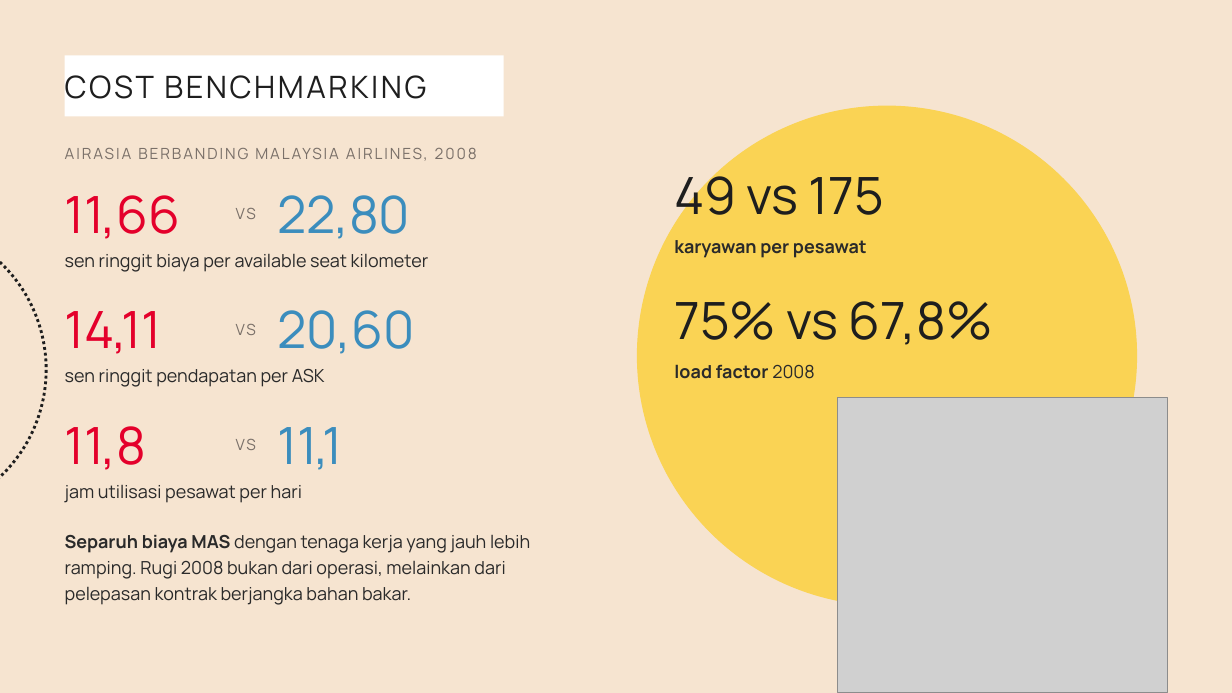
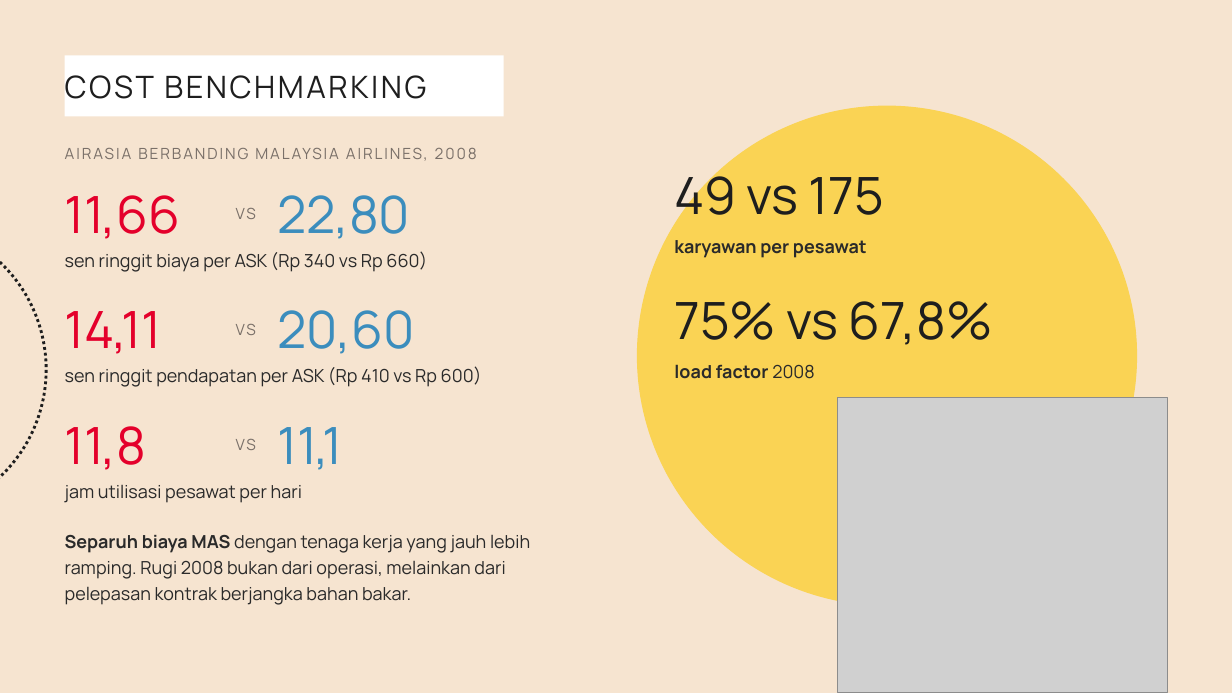
Before and after one commit to aslihabnuri/Dom-Manipulation, a slide deck: slide 10 of strategic-management/airasia-case/SMJKT_Group 3_Aslih_Case AirAsia.pptx. Drawn at 1232x693 pixels with LibreOffice and Linux fonts; fonts in the diff are those of the drawing; grey boxes stand for pictures. Boxes give left, top, right and bottom in pixels: in the first picture for what was removed or moved away, otherwise in the second. Text is boxed around its words. In the diff, an @@ line names an element or a change of style, - is before the commit and + after.

```diff
--- a/strategic-management/airasia-case/SMJKT_Group 3_Aslih_Case AirAsia.pptx
+++ b/strategic-management/airasia-case/SMJKT_Group 3_Aslih_Case AirAsia.pptx
@@ text at (65,251,427,272): text changed @@
-sen ringgit biaya per available seat kilometer
+sen ringgit biaya per ASK (Rp 340 vs Rp 660)
@@ text at (65,366,482,387): text changed @@
-sen ringgit pendapatan per ASK
+sen ringgit pendapatan per ASK (Rp 410 vs Rp 600)
```
Also in this commit, not shown: 3 other slides changed, 9 other files.
